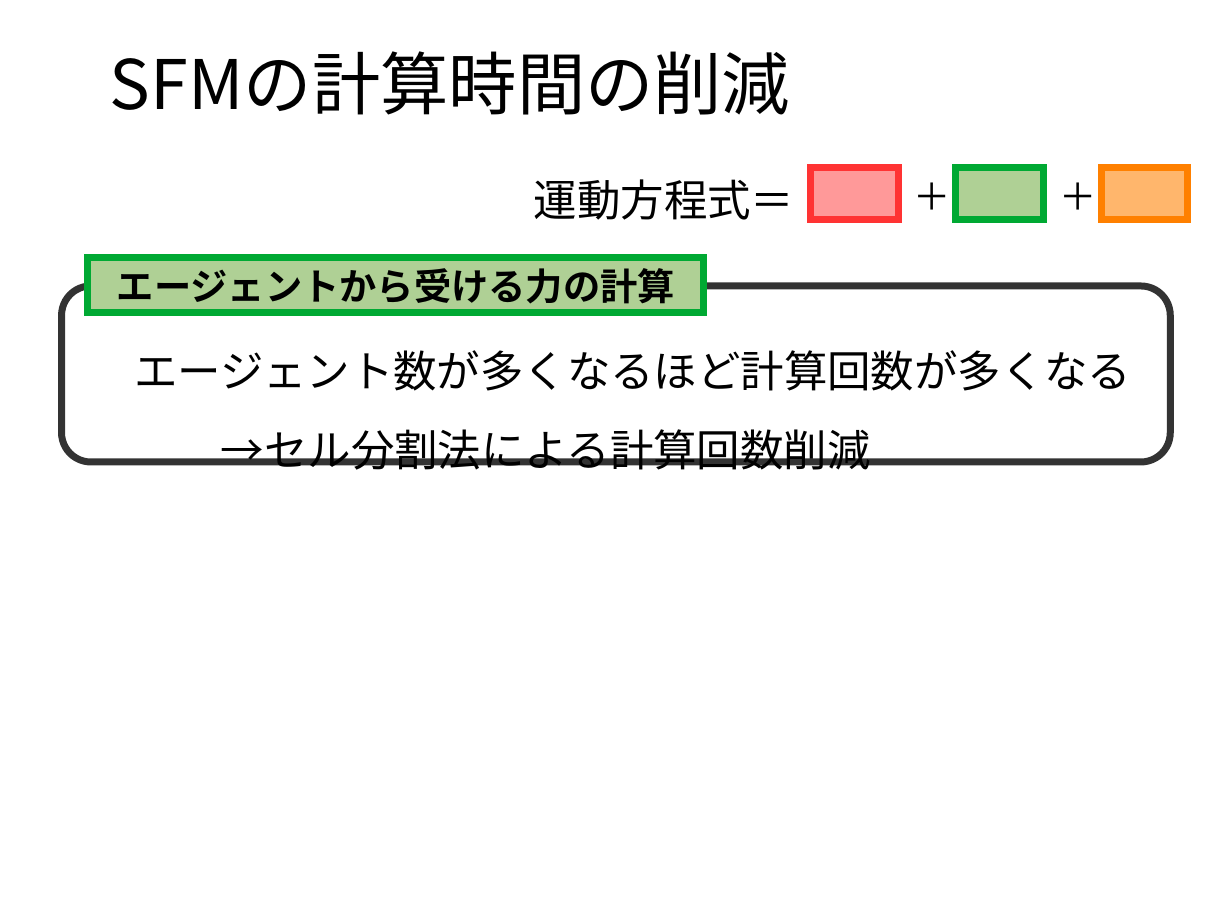
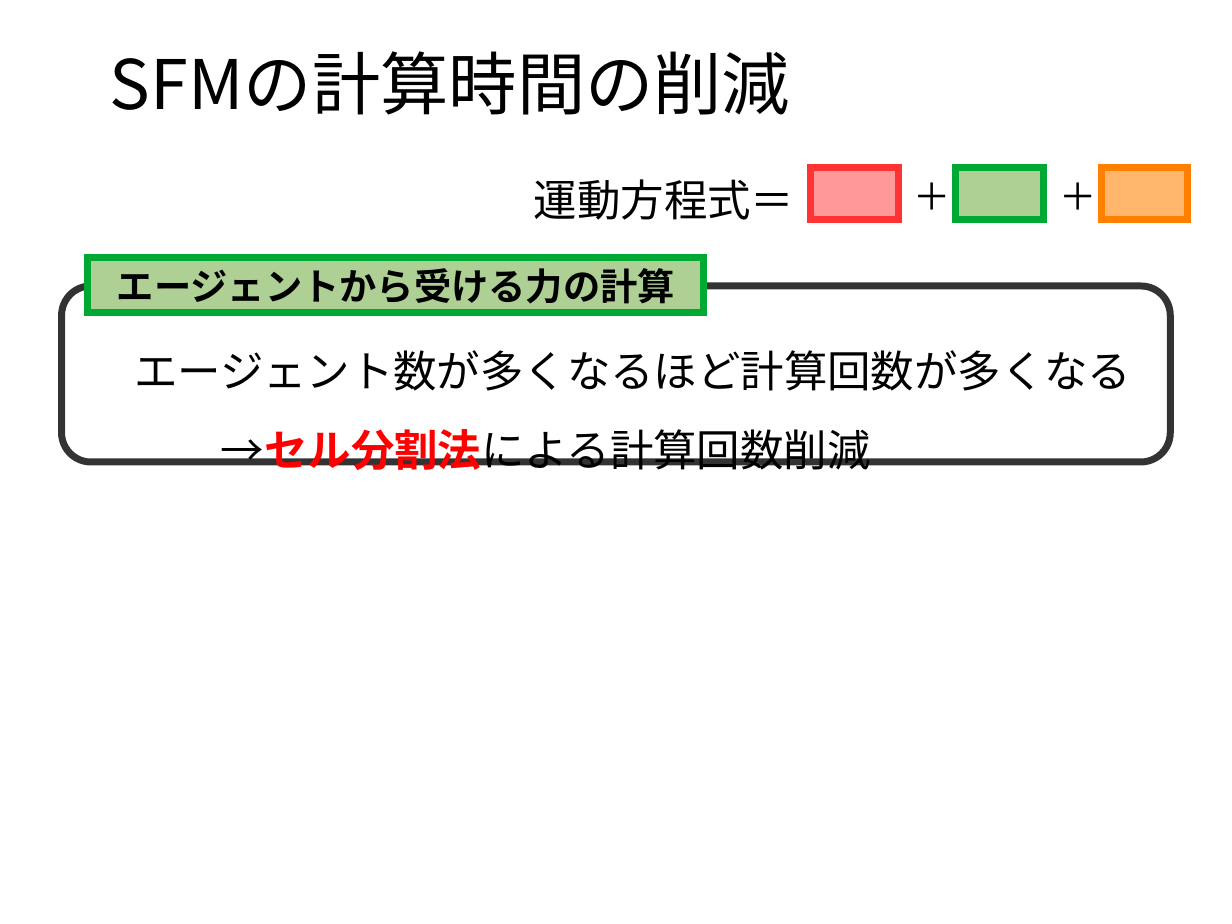
Before and after one commit to payao8810/shuron, a slide deck: slide 11 of slide.odp. Drawn at 1232x924 pixels with LibreOffice and Linux fonts; fonts in the diff are those of the drawing; background and template pictures are left out. Boxes give left, top, right and bottom in pixels: in the first picture for what was removed or moved away, otherwise in the second. Text is boxed around its words. In the diff, an @@ line names an element or a change of style, - is before the commit and + after.

```diff
--- a/slide.odp
+++ b/slide.odp
@@ text at (221,429,871,470): text colour #000000 to #FF0000, bold on in "→セル分割法による計算回数削減" @@
```
Also in this commit, not shown: 26 other slides changed, 17 slides added, 6 slides removed.
